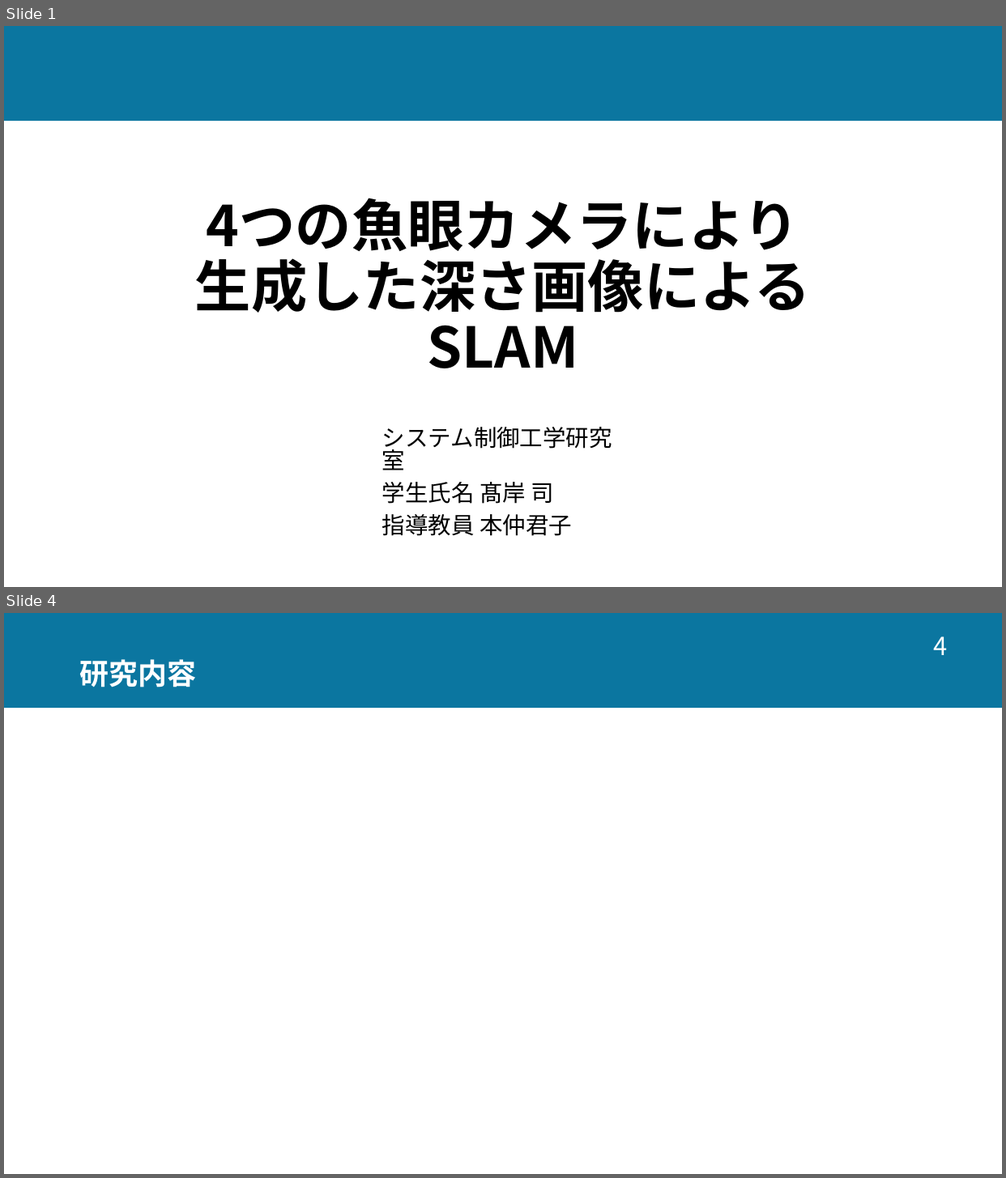
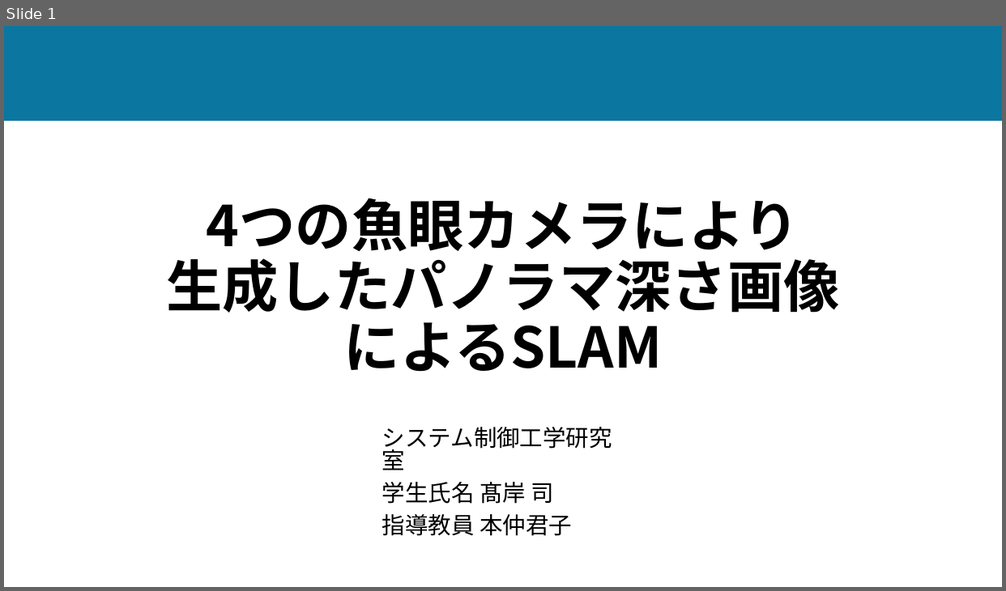
Before and after one commit to tsukasa413/college, a slide deck: Presentation/研究室内発表.pptx. Shown one above the other, each under a label of ours: slides 1 and 4 before the commit, slide 1 after it; the slides between them are not shown. The pictures are 1006x1178 and 1006x591 pixels, drawn with LibreOffice and Linux fonts; fonts in the diff are those of the drawing. Boxes give left, top, right and bottom in pixels: in the first picture for what was removed or moved away, otherwise in the second. Text is boxed around its words. In the diff, an @@ line names an element or a change of style, - is before the commit and + after.

```diff
--- a/Presentation/研究室内発表.pptx
+++ b/Presentation/研究室内発表.pptx
@@ slide 4 removed at box(4, 613, 1002, 1174), background #FFFFFF; not listed: 1 template element that a slide beside it also shows @@
@@ page number removed at box(934, 636, 948, 655) @@
-4
@@ title removed at box(80, 659, 197, 688) @@
-研究内容
@@ slide 1 changed as well @@
@@ title at box(166, 198, 840, 372): text changed @@
-4つの魚眼カメラにより
-生成した深さ画像によるSLAM
+4つの魚眼カメラにより
+生成したパノラマ深さ画像
+によるSLAM
```
Also in this commit, not shown: 2 other slides changed, 14 slides added, 1 other slide removed, 5 other files.
